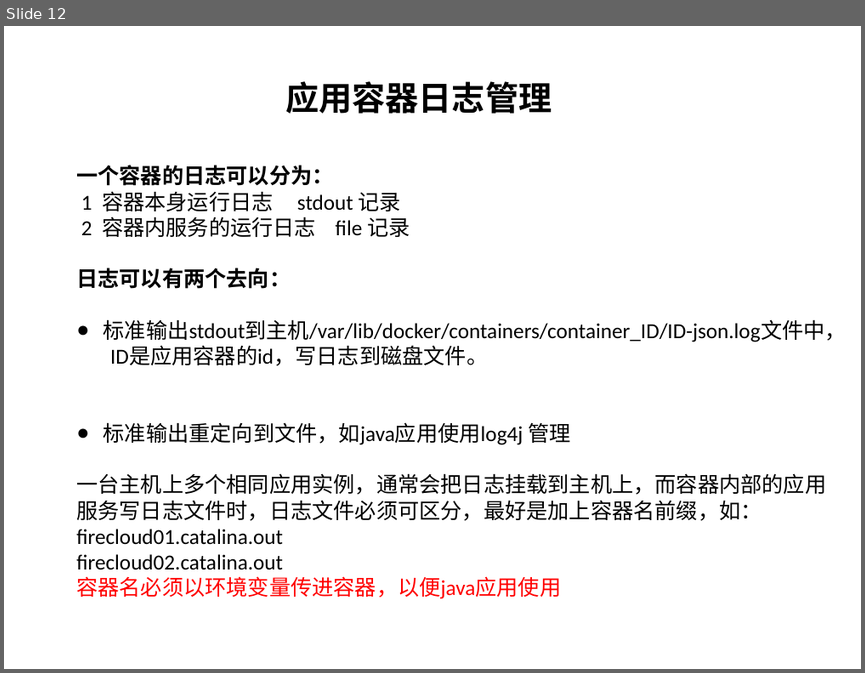
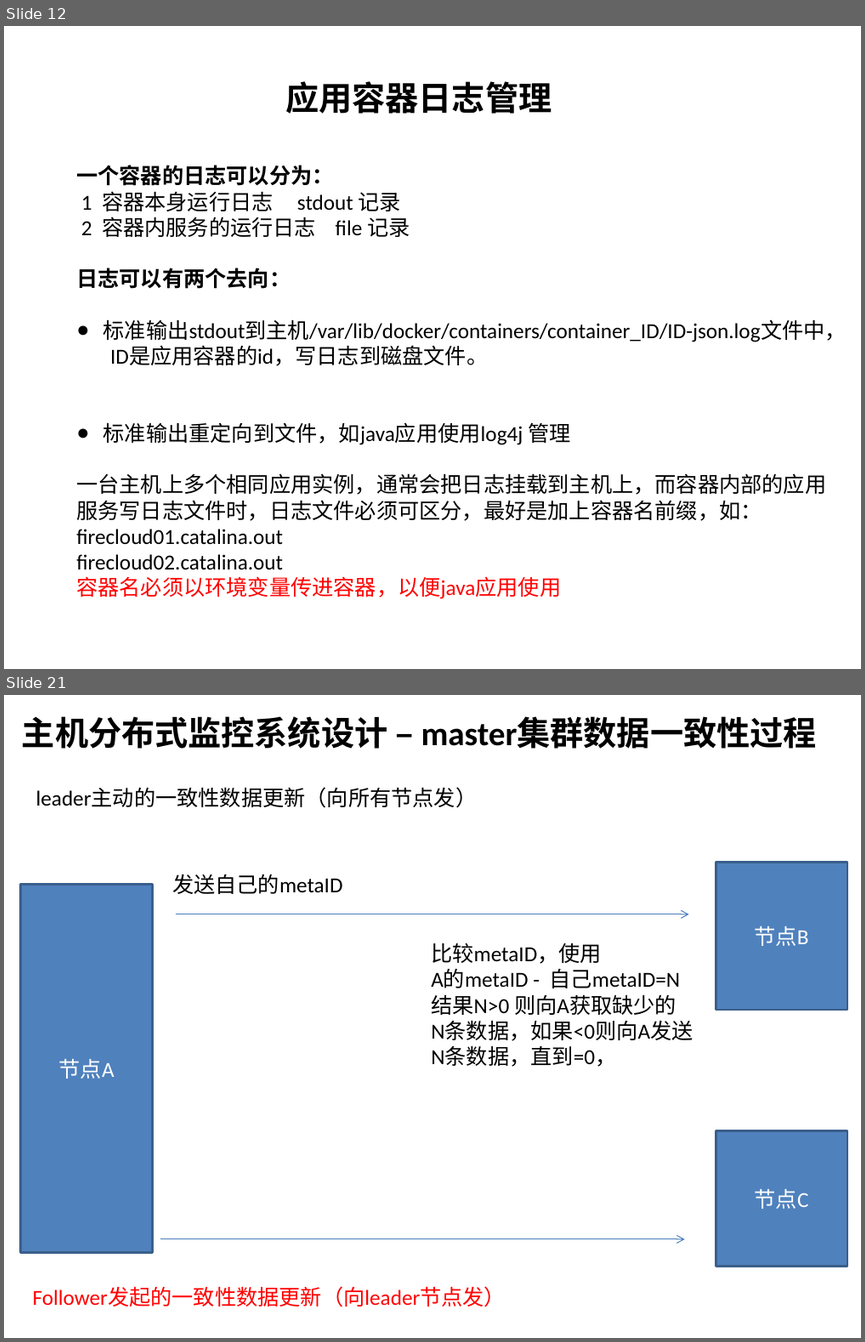
Before and after one commit to wsyx123/firecloud-server, a slide deck: description/firecloud-architecture.pptx. Shown one above the other, each under a label of ours: slide 12 before the commit, slides 12 and 21 after it; the slides between them are not shown. The pictures are 865x673 and 865x1342 pixels, drawn with LibreOffice and Linux fonts; fonts in the diff are those of the drawing. Boxes give left, top, right and bottom in pixels: in the first picture for what was removed or moved away, otherwise in the second. Text is boxed around its words. In the diff, an @@ line names an element or a change of style, - is before the commit and + after.

```diff
--- a/description/firecloud-architecture.pptx
+++ b/description/firecloud-architecture.pptx
@@ slide 21 added at [4,695,861,1338], background #FFFFFF @@
@@ text added at [22,716,817,749], 28 pt, text #000000, bold @@
+主机分布式监控系统设计 – master集群数据一致性过程
@@ text added at [36,788,477,808], 18 pt, text #000000 @@
+leader主动的一致性数据更新（向所有节点发）
@@ rectangle added at [715,862,847,1009], fill #4F81BD, outline #3A5F8C 2 pt, 18 pt, text #FFFFFF @@
+节点B
@@ rectangle added at [21,885,153,1253], fill #4F81BD, outline #3A5F8C 2 pt, 18 pt, text #FFFFFF @@
+节点A
@@ text added at [172,873,343,894], 18 pt, text #000000 @@
+发送自己的metaID
@@ arrow added from (176, 914) to (688, 914), #4B7EBC 0.75 pt @@
@@ text added at [431,943,692,1066], 18 pt, text #000000 @@
+比较metaID，使用
+A的metaID - 自己metaID=N
+结果N>0 则向A获取缺少的
+N条数据，如果<0则向A发送
+N条数据，直到=0，
@@ rectangle added at [715,1131,847,1265], fill #4F81BD, outline #3A5F8C 2 pt, 18 pt, text #FFFFFF @@
+节点C
@@ arrow added from (160, 1239) to (684, 1239), #4B7EBC 0.75 pt @@
@@ text added at [33,1287,506,1307], 18 pt, text #FF0000 @@
+Follower发起的一致性数据更新（向leader节点发）
```
Also in this commit, not shown: 22 other slides added, 25 other files.
